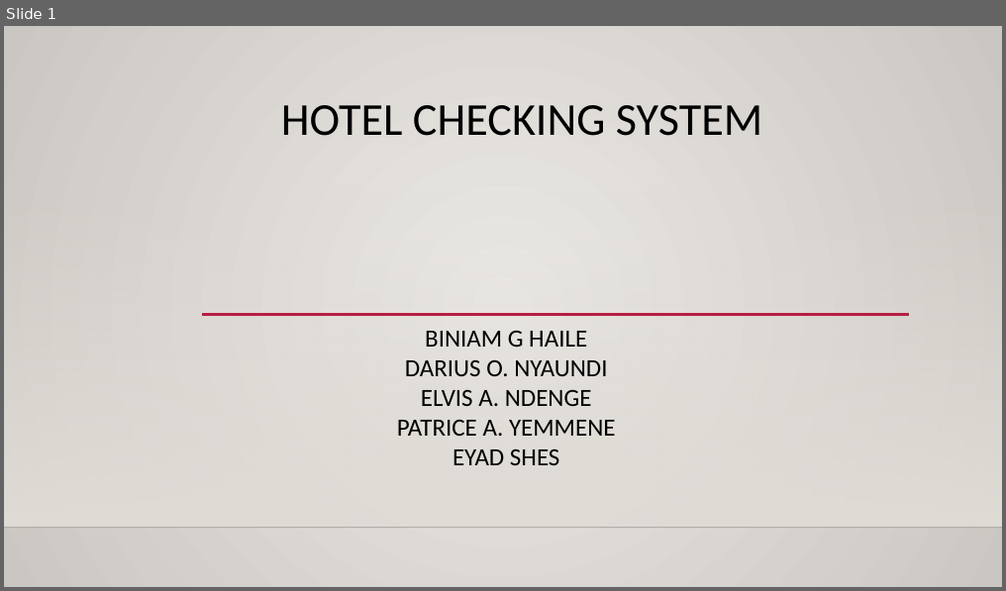
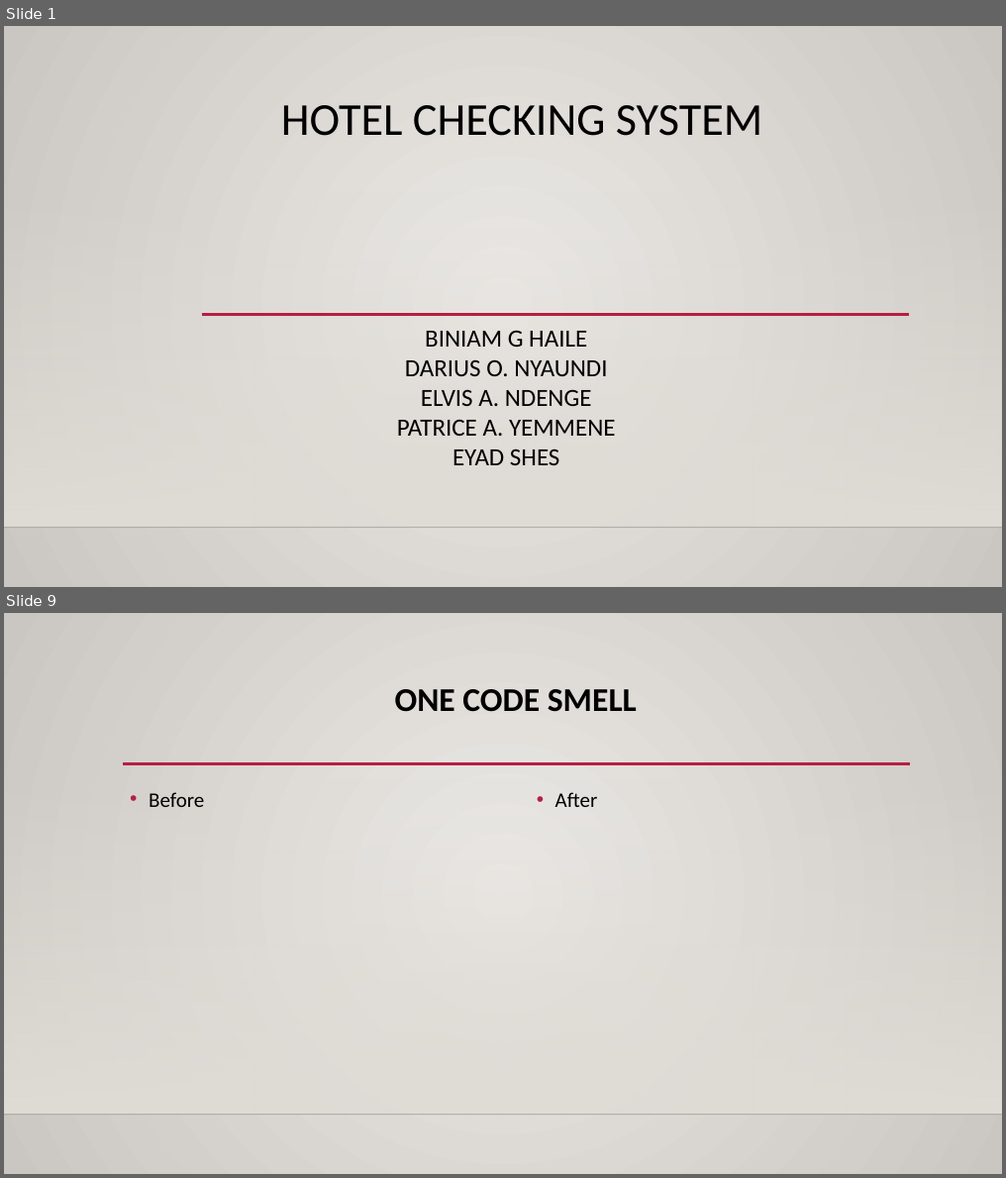
Before and after one commit to nyaundid/Hotel_Management-, a slide deck: Final_Presentation.pptx. Shown one above the other, each under a label of ours: slide 1 before the commit, slides 1 and 9 after it; the slides between them are not shown. The pictures are 1006x591 and 1006x1178 pixels, drawn with LibreOffice and Linux fonts; fonts in the diff are those of the drawing; background and template pictures are left out. Boxes give left, top, right and bottom in pixels: in the first picture for what was removed or moved away, otherwise in the second. Text is boxed around its words. In the diff, an @@ line names an element or a change of style, - is before the commit and + after.

```diff
--- a/Final_Presentation.pptx
+++ b/Final_Presentation.pptx
@@ slide 9 added at (4, 613, 1002, 1174), background gradient #ECEAE7 to #CAC7C1; not listed: 2 template elements that a slide beside it also shows @@
@@ title added at (395, 689, 637, 712), 32 pt, text #000000, bold @@
+ONE CODE SMELL
@@ line added from (123, 764) to (910, 764), #B71E42 2.5 pt @@
@@ text added at (149, 792, 204, 807), 20 pt, text #000000 @@
+• Before
@@ text added at (555, 792, 598, 807), 20 pt, text #000000 @@
+• After
```
Also in this commit, not shown: 7 other slides added, 1 slide removed.
